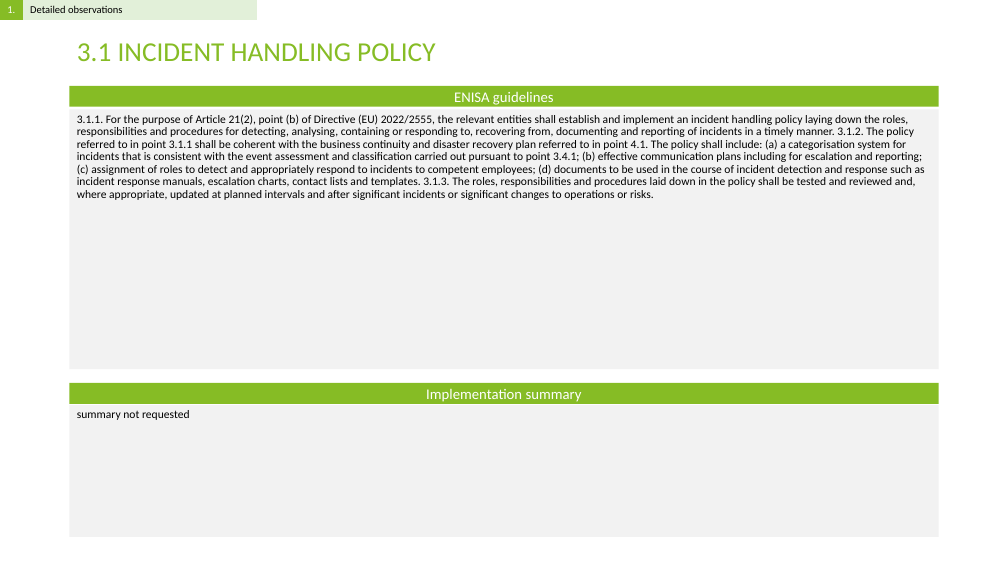
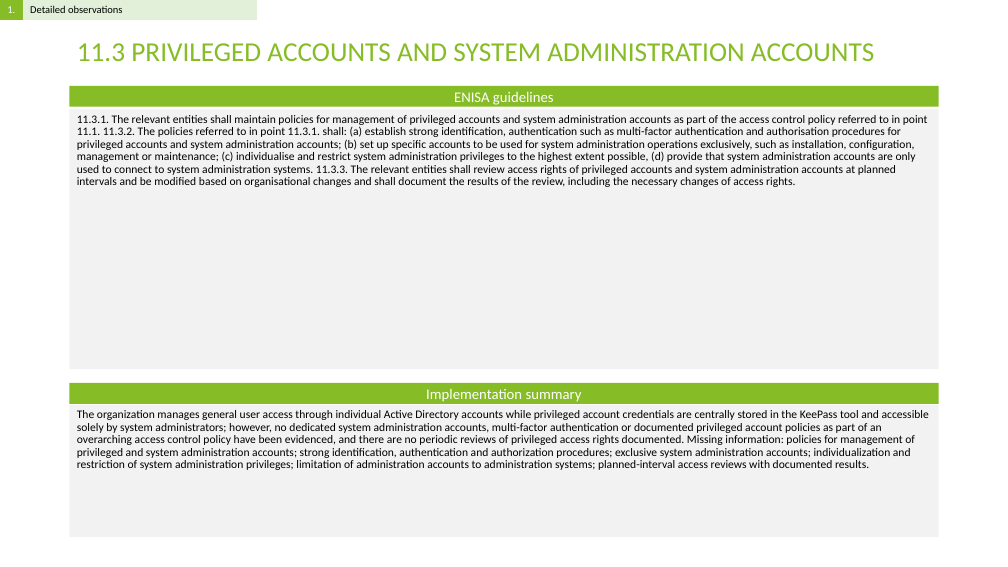
Before and after one commit to Rokas01/tprm, a slide deck: slide 6 of filename.pptx (slide 12 before the commit). Drawn at 1008x567 pixels with LibreOffice and Linux fonts; fonts in the diff are those of the drawing. Boxes give left, top, right and bottom in pixels: in the first picture for what was removed or moved away, otherwise in the second. Text is boxed around its words. In the diff, an @@ line names an element or a change of style, - is before the commit and + after.

```diff
--- a/filename.pptx
+++ b/filename.pptx
@@ title at box(77, 43, 874, 61): text changed @@
-3.1 INCIDENT HANDLING POLICY
+11.3 PRIVILEGED ACCOUNTS AND SYSTEM ADMINISTRATION ACCOUNTS
@@ text at box(77, 115, 928, 187): text changed @@
-3.1.1. For the purpose of Article 21(2), point (b) of Directive (EU) 2022/2555, the relevant entities shall establish and implement an incident handling policy laying down the roles, responsibilities and procedures for detecting, analysing, containing or responding to, recovering from, documenting and reporting of incidents in a timely manner. 3.1.2. The policy referred to in point 3.1.1 shall be coherent with the business continuity and disaster recovery plan referred to in point 4.1. The policy shall include: (a) a categorisation system for incidents that is consistent with the event assessment and classification carried out pursuant to point 3.4.1; (b) effective communication plans including for escalation and reporting; (c) assignment of roles to detect and appropriately respond to incidents to competent employees; (d) documents to be used in the course of incident detection and response such as incident response manuals, escalation charts, contact lists and templates. 3.1.3. The roles, responsibilities and procedures laid down in the policy shall be tested and reviewed and, where appropriate, updated at planned intervals and after significant incidents or significant changes to operations or risks.
+11.3.1. The relevant entities shall maintain policies for management of privileged accounts and system administration accounts as part of the access control policy referred to in point 11.1. 11.3.2. The policies referred to in point 11.3.1. shall: (a) establish strong identification, authentication such as multi-factor authentication and authorisation procedures for privileged accounts and system administration accounts; (b) set up specific accounts to be used for system administration operations exclusively, such as installation, configuration, management or maintenance; (c) individualise and restrict system administration privileges to the highest extent possible, (d) provide that system administration accounts are only used to connect to system administration systems. 11.3.3. The relevant entities shall review access rights of privileged accounts and system administration accounts at planned intervals and be modified based on organisational changes and shall document the results of the review, including the necessary changes of access rights.
@@ text at box(77, 410, 929, 470): text changed @@
-summary not requested
+The organization manages general user access through individual Active Directory accounts while privileged account credentials are centrally stored in the KeePass tool and accessible solely by system administrators; however, no dedicated system administration accounts, multi-factor authentication or documented privileged account policies as part of an overarching access control policy have been evidenced, and there are no periodic reviews of privileged access rights documented. Missing information: policies for management of privileged and system administration accounts; strong identification, authentication and authorization procedures; exclusive system administration accounts; individualization and restriction of system administration privileges; limitation of administration accounts to administration systems; planned-interval access reviews with documented results.
```
Also in this commit, not shown: 10 other slides changed, 3 slides added, 89 slides removed, 3 other files.
